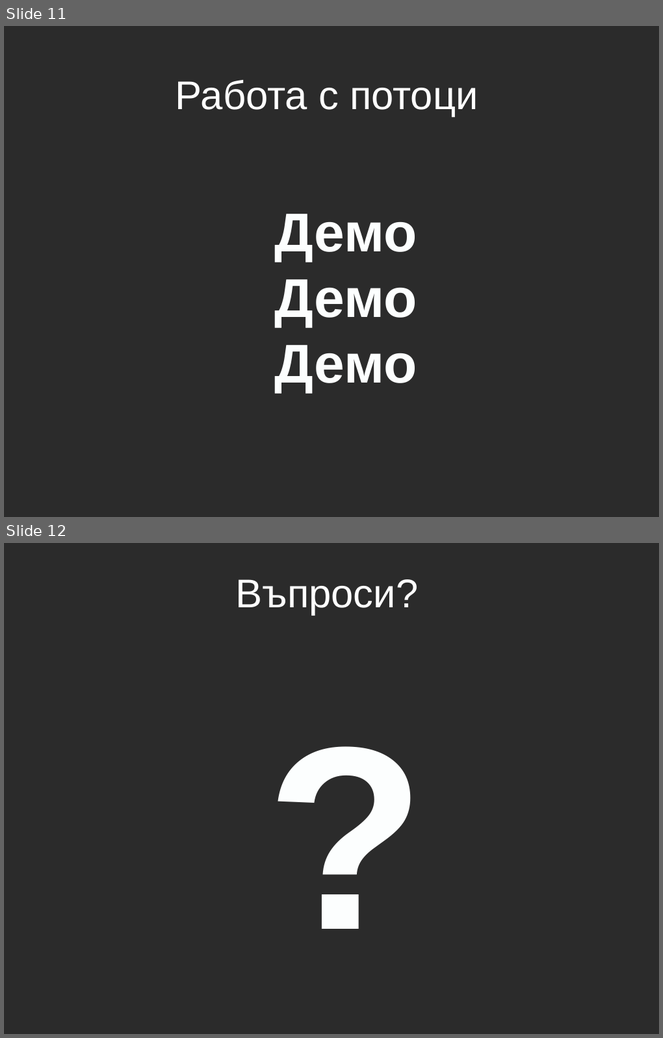
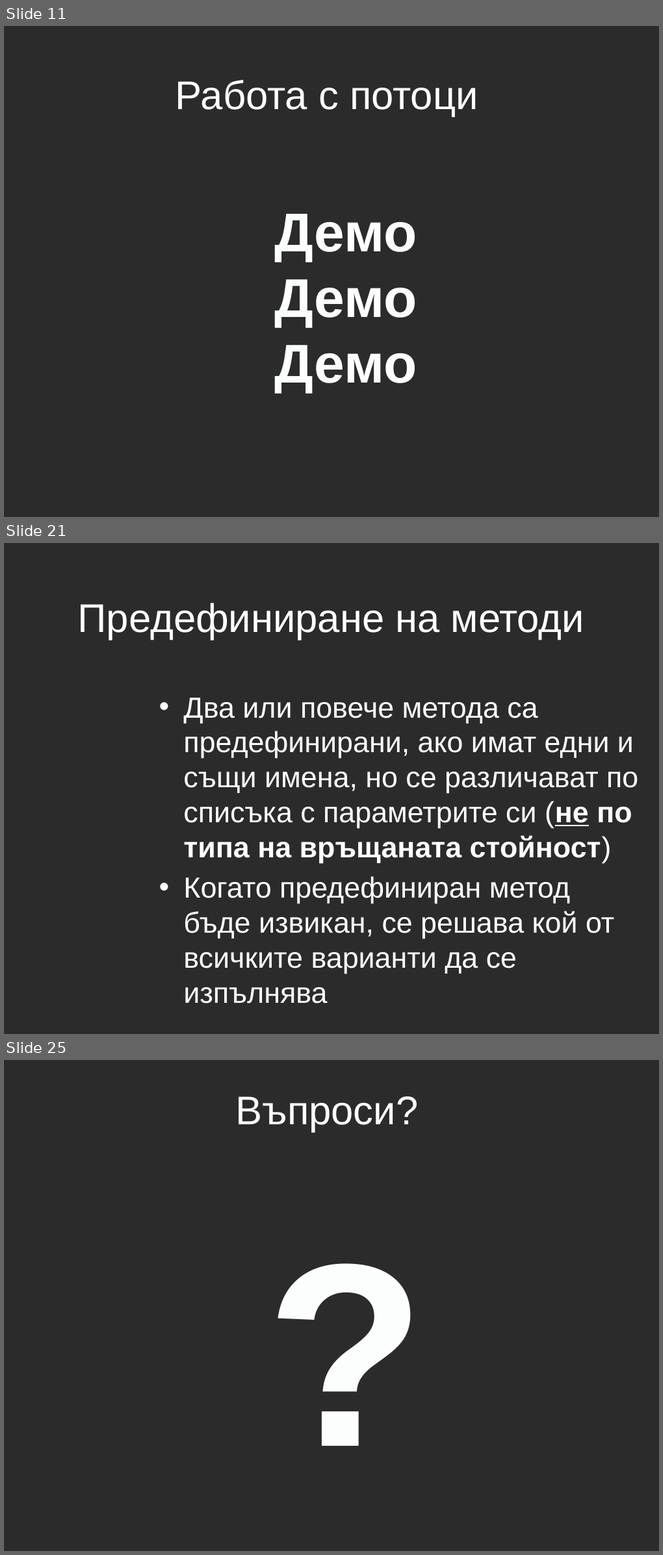
Before and after one commit to aslv/1300ruc, a slide deck: Lecture5/Lecture5.pptx. Shown one above the other, each under a label of ours: slides 11 and 12 before the commit, slides 11, 21 and 25 after it; the slides between them are not shown. The pictures are 663x1038 and 663x1555 pixels, drawn with LibreOffice and Linux fonts; fonts in the diff are those of the drawing; background and template pictures are left out; a plain dark background stands for a picture behind light text. Boxes give left, top, right and bottom in pixels: in the first picture for what was removed or moved away, otherwise in the second. Text is boxed around its words. In the diff, an @@ line names an element or a change of style, - is before the commit and + after.

Commit message:
presentation lecture 5 improved

```diff
--- a/Lecture5/Lecture5.pptx
+++ b/Lecture5/Lecture5.pptx
@@ slide 21 added at <box>4,543,659,1034</box>, background picture (left out) @@
@@ title added at <box>78,603,584,640</box>, 44 pt, text #FFFFFF @@
+Предефиниране на методи
@@ text added at <box>183,698,638,1004</box>, 32 pt, text #FFFFFF @@
+• Два или повече метода са предефинирани, ако имат едни и същи имена, но се различават по списъка с параметрите си (не по типа на връщаната стойност)
+• Когато предефиниран метод бъде извикан, се решава кой от всичките варианти да се изпълнява
@@ what was slide 12 is now slide 25 @@
```
Also in this commit, not shown: 12 other slides added.
